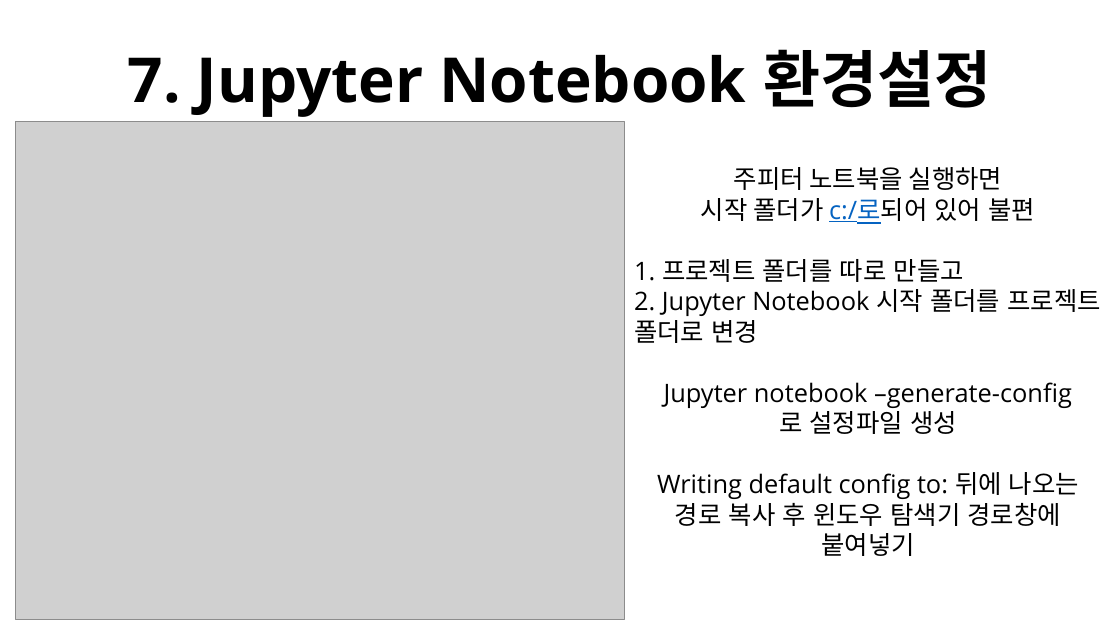
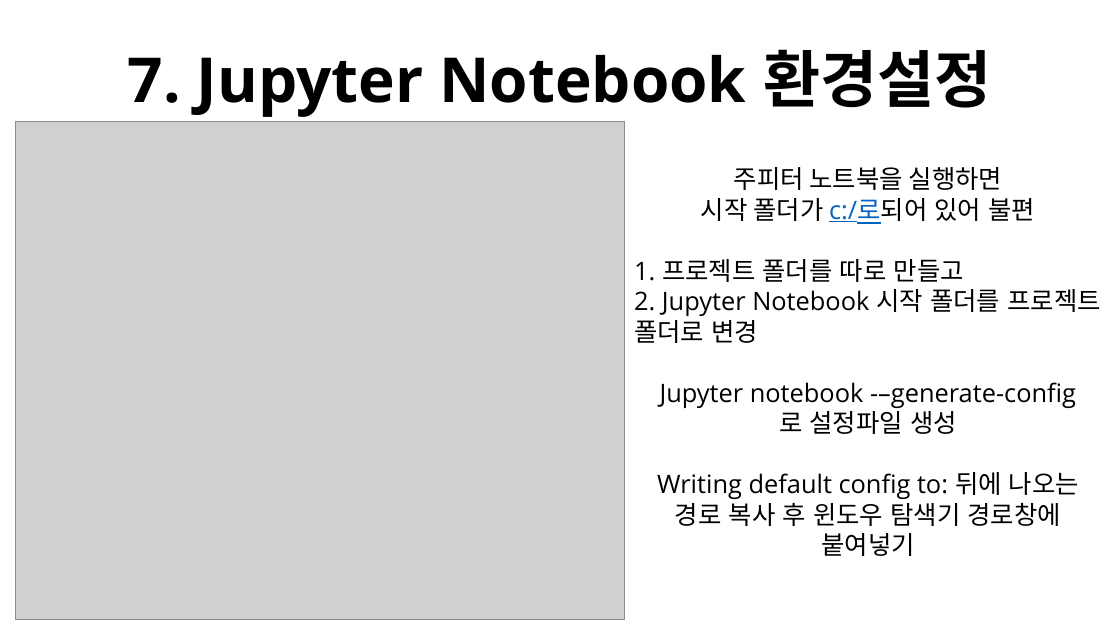
Before and after one commit to haram4th/fintech_pm_data_science, a slide deck: slide 34 of 04python_basic/Miniforge_주피터노트북 설치 및 설정.pptx. Drawn at 1120x630 pixels with LibreOffice and Linux fonts; fonts in the diff are those of the drawing; grey boxes stand for pictures. Boxes give left, top, right and bottom in pixels: in the first picture for what was removed or moved away, otherwise in the second. Text is boxed around its words. In the diff, an @@ line names an element or a change of style, - is before the commit and + after.

Commit message:
jupyter 설치법 수정

```diff
--- a/04python_basic/Miniforge_주피터노트북 설치 및 설정.pptx
+++ b/04python_basic/Miniforge_주피터노트북 설치 및 설정.pptx
@@ text at (x1=660, y1=382, x2=1076, y2=408): text changed @@
-Jupyter notebook –generate-config
+Jupyter notebook -–generate-config
```
Also in this commit, not shown: 1 other slide changed, 5 other files.
